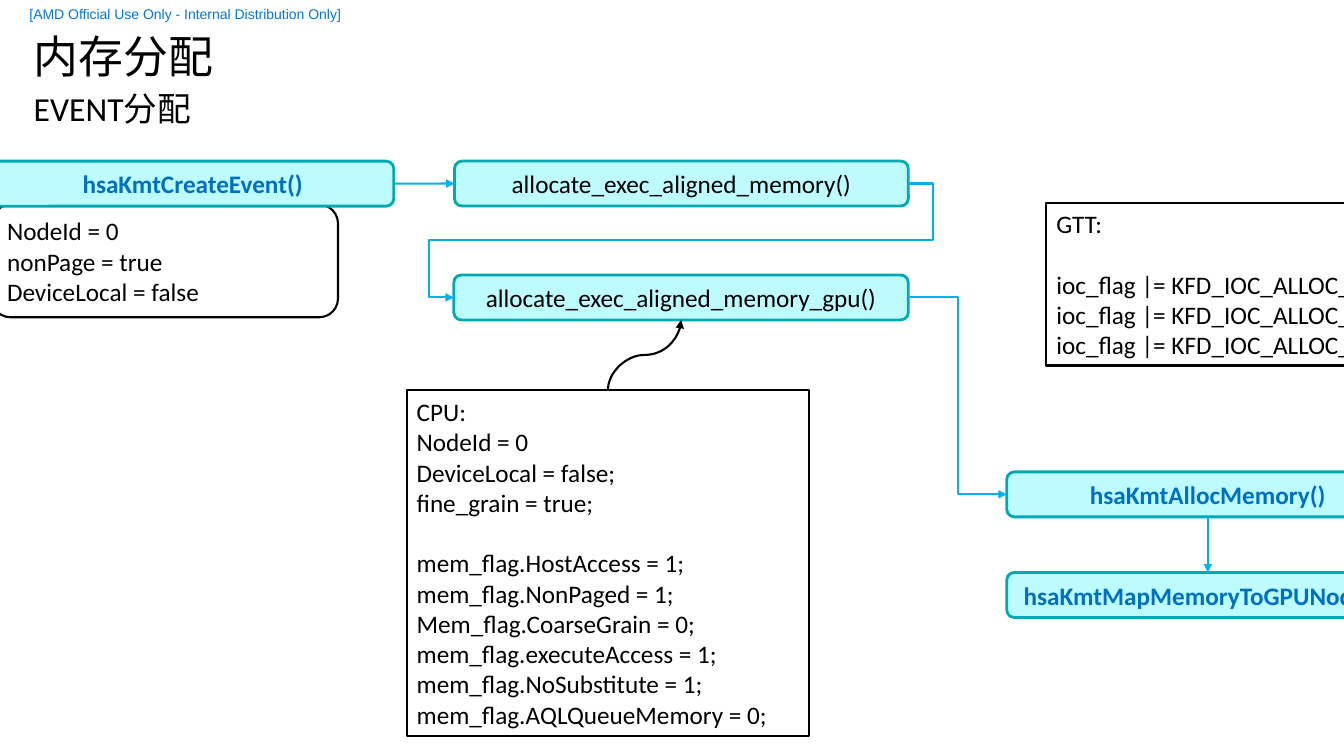
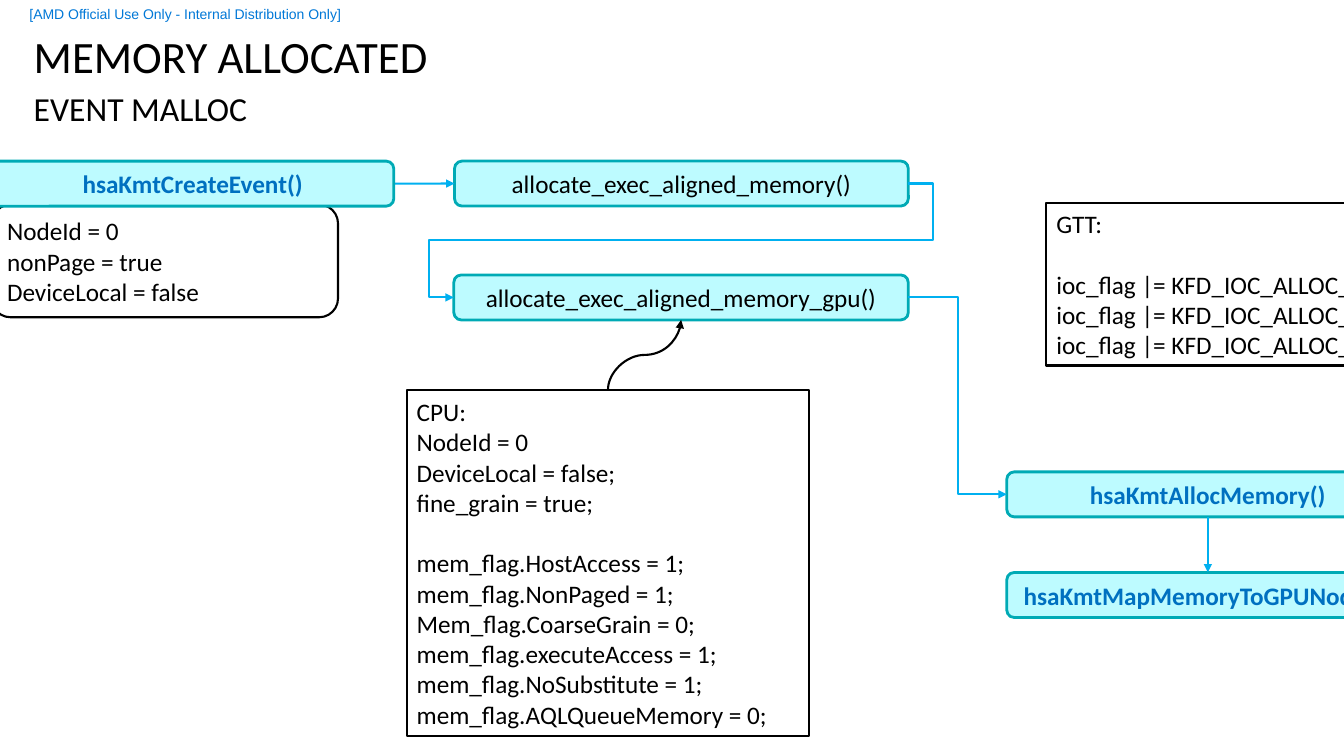
Before and after one commit to feifei14119/KmtHsaStudy, a slide deck: slide 18 of doc/HSA-KMT.pptx (slide 7 before the commit). Drawn at 1344x756 pixels with LibreOffice and Linux fonts; fonts in the diff are those of the drawing; background and template pictures are left out. Boxes give left, top, right and bottom in pixels: in the first picture for what was removed or moved away, otherwise in the second. Text is boxed around its words. In the diff, an @@ line names an element or a change of style, - is before the commit and + after.

```diff
--- a/doc/HSA-KMT.pptx
+++ b/doc/HSA-KMT.pptx
@@ title at box(34, 44, 428, 74): text changed @@
-内存分配
+MEMORY ALLOCATED
@@ text at box(34, 99, 247, 122): text changed @@
-EVENT分配
+EVENT MALLOC
```
Also in this commit, not shown: 16 other slides changed, 10 slides added, 2 slides removed, 38 other files.
